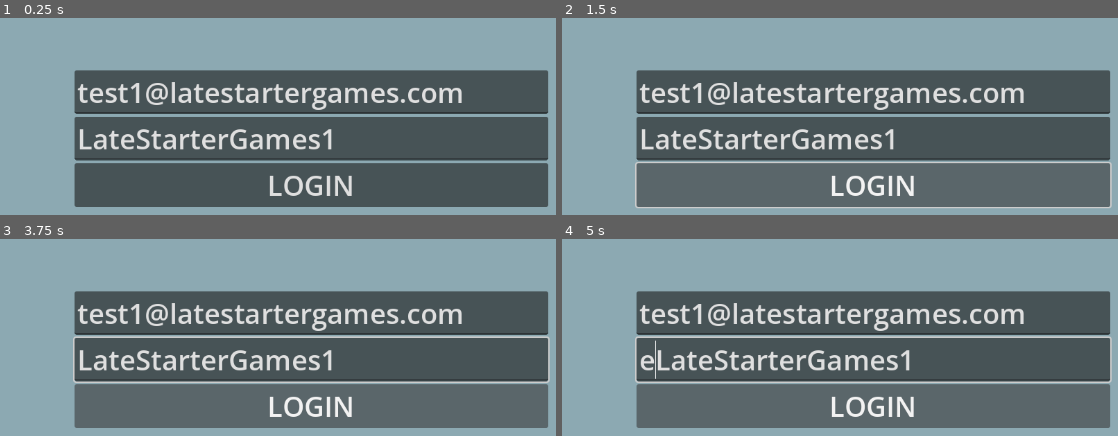
Above: before the commit, frames 1-4 (two rows, left to right).
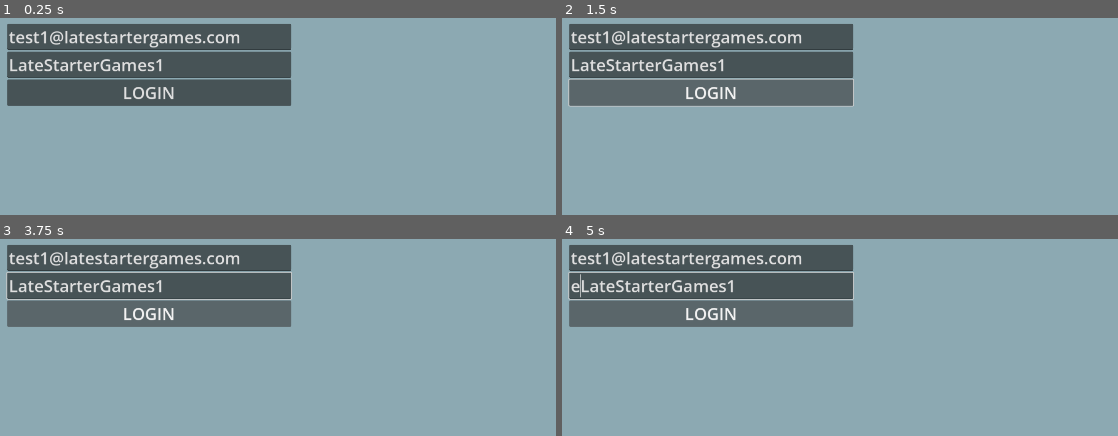
Above: after the commit, the same moments.

Repository: maig81/maig81-r-frontend
Game: Godot game, scene res://login/login.tscn
Same seed, same stepped clock (60 frames per second), same inputs: the game is played once before the commit and once after it.
Inputs:
- Up to frame 1 (0.25 s): no input
- Up to frame 2 (1.5 s): click "LOGIN" at 0.5 s; tap Enter at 1.25 s; hold Right from 1.28 s (still down); tap E at 1.35 s
- Up to frame 3 (3.75 s): tap Space at 2, 3.5 s; release Right at 2.03 s; hold Down 2.03-2.78 s; tap E at 2.1, 3.05, 3.6 s; tap Enter at 2.75 s; hold Right 2.78-3.53 s; tap R at 2.85 s; hold Up from 3.53 s (still down)
- Up to frame 4 (5 s): tap Enter at 4.25 s; release Up at 4.28 s; hold Left from 4.28 s (still down); tap E at 4.35 s

The runs differ from the first frame. In frame 1, 65% of the frame differs, in the area x 1-99%, y 3-96%; in frame 2, 67%; in frame 3, 67%; in frame 4, 67%.

Commit message:
deploy: update frontend

Diff:
--- /dev/null
+++ b/game/catapult_renderer.gd
@@ -0,0 +1,24 @@
+extends Node
+
+const SIZE = 16
+const Catapult = preload("res://game/terrain/catapult.tscn")
+
+var _nodes: Dictionary = {}
+
+func draw_catapults(catapults: Array = []) -> void:
+	print_debug(catapults)
+	for catapult in catapults:
+		var x: int = catapult[0]
+		var y: int = catapult[1]
+		var key: String = "%d,%d" % [x, y]
+		if _nodes.has(key):
+			continue
+		var catapult_node = Catapult.instantiate()
+		catapult_node.position = Vector2(x, y) * GameSession.CELL_SIZE
+		add_child(catapult_node)
+		_nodes[key] = catapult_node
+
+func clear() -> void:
+	for node in _nodes.values():
+		node.queue_free()
+	_nodes.clear()
--- a/game/game.gd
+++ b/game/game.gd
@@ -4,6 +4,7 @@
 @onready var wall_renderer: Node = $WallRenderer
 @onready var enclosed_region_renderer: Node = $EnclosedRegionRenderer
 @onready var castle_renderer: Node = $CastleRenderer
+@onready var catapult_renderer: Node = $CatapultRenderer
 
 var _debug_label: Label
 
@@ -18,10 +19,12 @@
 
 	Network.send_message("get_game_state")
 
+	# ------------------------------------------------------------
+	# DEBUG LABEL
+	# ------------------------------------------------------------
 	_debug_label = Label.new()
 	_debug_label.position = Vector2(10, 10)
 	_debug_label.z_index = 100
-	add_child(_debug_label)
 
 
 func _process(_delta: float) -> void:
@@ -33,7 +36,9 @@
 		var grid_pos = node.position / 16
 		var local = "(local)" if idx == GameSession.player_index else ""
 		lines.append("Player %d%s: grid(%d, %d)" % [idx, local, int(grid_pos.x), int(grid_pos.y)])
-	_debug_label.text = "\n".join(lines)
+
+	add_child(_debug_label)
+	_debug_label.text = "\n".join(lines + ["Phase: " + str(GameSession.current_phase)])
 
 
 # ------------------------------------------------------------
@@ -56,10 +61,14 @@
 			_ws_player_position(payload)
 		"walls_updated":
 			_ws_walls_updated(payload)
+		"catapults_updated":
+			_ws_catapults_updated(payload)
 		"place_block_failed":
 			_ws_place_block_failed(payload)
 		"enclosed_regions":
 			_ws_enclosed_regions(payload)
+		"phase_change":
+			_ws_phase_change(payload)
 
 
 func _exit_tree() -> void:
@@ -76,7 +85,8 @@
 	var height: int = terrain.get("height", 0)
 	var rle: Array = terrain.get("cells", [])
 	var cells: Array = terrain_renderer._decode_rle(width, height, rle)
-	var castles: Array = terrain.get("castles", {})
+	var castles: Array = terrain.get("castles", [])
+	var catapults: Array = terrain.get("catapults", [])
 
 	GameSession.terrain_width = width
 	GameSession.terrain_height = height
@@ -84,6 +94,7 @@
 
 	terrain_renderer.build_terrain(cells)
 	castle_renderer.draw_castles(castles)
+	catapult_renderer.draw_catapults(catapults)
 
 
 func _ws_game_player(payload: Variant) -> void:
@@ -138,6 +149,10 @@
 	wall_renderer.draw_walls(cells)
 
 
+func _ws_catapults_updated(payload: Variant) -> void:
+	var catapults: Array = payload.get("catapults", [])
+	catapult_renderer.draw_catapults(catapults)
+
 func _ws_place_block_failed(_payload: Variant) -> void:
 	print_debug("game.gd: place_block_failed")
 	# TODO visual feedback for failed placement
@@ -148,3 +163,8 @@
 	print_debug(cells)
 
 	castle_renderer.set_surrounded_castles(cells)
+
+func _ws_phase_change(_payload: Variant) -> void:
+	var phase: String = _payload.get("phase", "")
+	GameSession.current_phase = phase
+	print_debug("game.gd: phase change to", phase)
--- a/game/game.tscn
+++ b/game/game.tscn
@@ -4,6 +4,7 @@
 [ext_resource type="Script" uid="uid://ch2neryx1h1x3" path="res://game/terrain/terrain_renderer.gd" id="2_vasa2"]
 [ext_resource type="Script" uid="uid://fbb7kflf73sj" path="res://game/terrain/wall_renderer.gd" id="3_h7iqs"]
 [ext_resource type="Script" uid="uid://dlkf1e60yhngc" path="res://game/terrain/enclosed_region_renderer.gd" id="4_4fuuu"]
+[ext_resource type="Script" uid="uid://elydueqggt4o" path="res://game/catapult_renderer.gd" id="4_dakft"]
 [ext_resource type="Script" uid="uid://cq5yws0jmn1tc" path="res://game/castle_renderer.gd" id="5_dxrkv"]
 
 [node name="Game" type="Node2D" unique_id=384236091]
@@ -15,9 +16,11 @@
 [node name="WallRenderer" type="Node" parent="." unique_id=563114027]
 script = ExtResource("3_h7iqs")
 
+[node name="CatapultRenderer" type="Node" parent="." unique_id=948993407]
+script = ExtResource("4_dakft")
+
 [node name="Camera2D" type="Camera2D" parent="." unique_id=2053026054]
 position = Vector2(770, 367)
-zoom = Vector2(0.7, 0.7)
 
 [node name="EnclosedRegionRenderer" type="Node" parent="." unique_id=162839303]
 script = ExtResource("4_4fuuu")
--- a/game/game_session.gd
+++ b/game/game_session.gd
@@ -12,6 +12,9 @@
 var players: Dictionary = {}
 var wall_cells: Array = []
 
+var current_phase: String = "" # "countdown", "battle", "place_weapons", "rebuild"
+
+
 const CELL_SIZE: int = 16
 
 func reset() -> void:
@@ -24,3 +27,4 @@
 	game_status = "";
 	players = {};
 	wall_cells = []
+	current_phase = "";
--- a/game/player.gd
+++ b/game/player.gd
@@ -44,7 +44,7 @@
 		KEY_R:
 			RotateBlock()
 		KEY_E:
-			PlaceBlock()
+			ActionKeyPressed()
 
 	if dir != Vector2.ZERO:
 		position += dir * SIZE
@@ -58,8 +58,14 @@
 	DrawBlock(block_id, (block_rotation_index + 1) % 4)
 	Network.send_message("rotate_block", {})
 
-func PlaceBlock() -> void:
-	Network.send_message("place_block", {})
+func ActionKeyPressed() -> void:
+	match GameSession.current_phase:
+		"rebuild":
+			Network.send_message("place_block", {})
+		"place_weapons":
+			Network.send_message("place_catapult", {})
+		"battle":
+			Network.send_message("attack", {})
 
 
 func DrawBlock(new_block_id: int, new_rotation_index: int) -> void:
--- /dev/null
+++ b/game/terrain/catapult.gd
@@ -0,0 +1,25 @@
+extends Node2D
+
+var is_surrounded: bool = false
+
+var rect: ColorRect = null
+var player_index: int = -1
+
+func _ready() -> void:
+	rect = ColorRect.new()
+	rect.size = Vector2(GameSession.CELL_SIZE, GameSession.CELL_SIZE)
+	rect.color = Color("223344")
+	add_child(rect)
+
+func set_surrounded(surrounded: bool, player_index: int) -> void:
+	if is_surrounded == surrounded:
+		return
+
+	# Change state if it's different
+	is_surrounded = surrounded
+	if is_surrounded:
+		self.player_index = player_index
+		rect.color = Color("ffffff")
+	else:
+		player_index = -1
+		rect.color = Color("000000")
--- /dev/null
+++ b/game/terrain/catapult.tscn
@@ -0,0 +1,6 @@
+[gd_scene format=3 uid="uid://3x2b1iqx1tew"]
+
+[ext_resource type="Script" uid="uid://djwb4wikwawbq" path="res://game/terrain/castle.gd" id="1_bxr27"]
+
+[node name="Catapult" type="Node2D" unique_id=1044169471]
+script = ExtResource("1_bxr27")
--- a/project.godot
+++ b/project.godot
@@ -22,6 +22,11 @@
 Network="*uid://bmke74m6tpkkm"
 GameSession="*uid://ce7156rsn3mnf"
 
+[display]
+
+window/size/viewport_width=1920
+window/size/viewport_height=1080
+
 [physics]
 
 3d/physics_engine="Jolt Physics"
Not shown, added: game/catapult_renderer.gd.uid
Not shown, added: game/terrain/catapult.gd.uid
